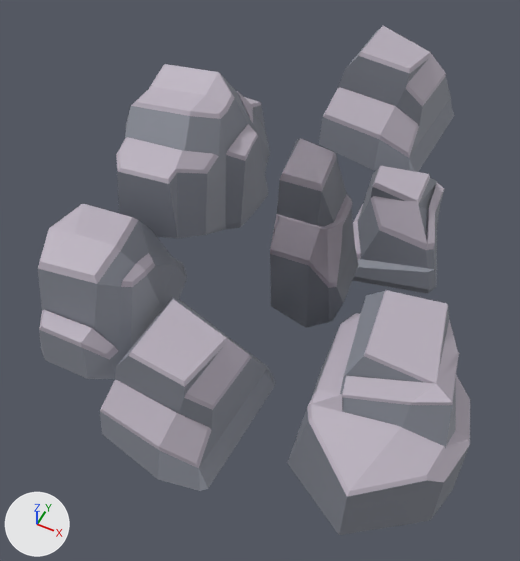
An edit to the glTF model rt/assets/models/rocks_snow.glb, drawn before and after from the same camera.
One viewpoint serves both versions: a 50 mm camera at (1.02, -2.56, 2.98) aimed at (-0.15, -0.23, 0.06). Lighting does not change. The marker at lower left points along +X, +Y and +Z. The first picture is the older version.

The older version as bpy lines, for what is in view:
```python
ob_rock_snow_1_001 = bpy.data.objects.new('Rock_Snow_1.001', me_cube_002)
ob_rock_snow_1_001.location = (0.0, 0.0, 0.0)
ob_rock_snow_2 = bpy.data.objects.new('Rock_Snow_2', me_cube_000)
ob_rock_snow_2.location = (0.344, 0.544, -0.19)
ob_rock_snow_3 = bpy.data.objects.new('Rock_Snow_3', me_cube_079)
ob_rock_snow_3.location = (0.11, 1.286, 0.186)
ob_rock_snow_3_001 = bpy.data.objects.new('Rock_Snow_3.001', me_cube_001)
ob_rock_snow_3_001.location = (-0.17, -0.8, -0.336)
ob_rock_snow_4 = bpy.data.objects.new('Rock_Snow_4', me_cube_077)
ob_rock_snow_4.location = (-0.766, 0.358, 0.22)
ob_rock_snow_5 = bpy.data.objects.new('Rock_Snow_5', me_cube_076)
ob_rock_snow_5.location = (-0.812, -0.696, -0.115)
ob_rock_snow_7 = bpy.data.objects.new('Rock_Snow_7', me_cube_074)
ob_rock_snow_7.location = (0.827, -0.5, -0.18)
```
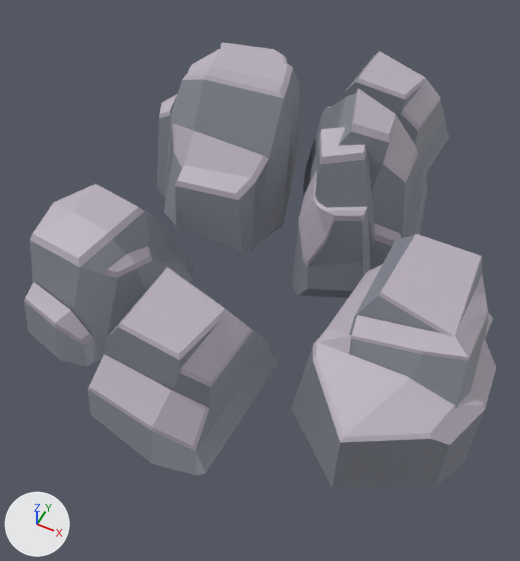
Where the change shows, as pixel boxes (x1, y1, x2, y2) in the pictures (520 x 561 px):
'Rock_Snow_7', moved, turned
    before: (287, 290, 470, 535)
    after: (291, 234, 496, 489)
'Rock_Snow_4', moved, turned, rescaled
    before: (116, 64, 270, 238)
    after: (157, 42, 300, 252)
'Rock_Snow_3.001', moved
    before: (100, 297, 276, 491)
    after: (88, 267, 279, 476)
'Rock_Snow_5', moved, turned
    before: (38, 204, 187, 379)
    after: (24, 184, 194, 367)
'Rock_Snow_1.001', moved, turned
    before: (270, 138, 358, 328)
    after: (292, 127, 375, 298)
'Rock_Snow_2', moved, turned, rescaled
    before: (353, 166, 444, 294)
    after: (303, 89, 427, 268)
'Rock_Snow_3', moved
    before: (319, 26, 455, 172)
    after: (340, 51, 449, 173)

What the commit changed:
Object 'Rock_Snow_5' (ob_rock_snow_5) moves from (-0.812, -0.696, -0.115) to (-0.812, -0.696, 0.001).
Object 'Rock_Snow_5' (ob_rock_snow_5) turns from (0, 0, 0) to (0, 0, -16) degrees about x, y and z.
Object 'Rock_Snow_3' (ob_rock_snow_3) moves from (0.11, 1.286, 0.186) to (0.11, 1.286, 0.014).
Object 'Rock_Snow_3.001' (ob_rock_snow_3_001) moves from (-0.17, -0.8, -0.336) to (-0.127, -0.866, -0.019).
Object 'Rock_Snow_1.001' (ob_rock_snow_1_001) moves from (0.0, 0.0, 0.0) to (0.149, 0.162, 0.059).
Object 'Rock_Snow_1.001' (ob_rock_snow_1_001) turns from (0, 0, 0) to (1.8, 0.5, -75) degrees about x, y and z.
Object 'Rock_Snow_2' (ob_rock_snow_2) moves from (0.344, 0.544, -0.19) to (0.2, 0.334, 0.185).
Object 'Rock_Snow_2' (ob_rock_snow_2) turns from (0, 0, 0) to (0, 0, 89) degrees about x, y and z.
Object 'Rock_Snow_2' (ob_rock_snow_2) is rescaled from (1.0, 1.0, 1.0) to (1.29, 1.29, 1.29).
Object 'Rock_Snow_4' (ob_rock_snow_4) moves from (-0.766, 0.358, 0.22) to (-0.773, 0.408, 0.327).
Object 'Rock_Snow_4' (ob_rock_snow_4) turns from (0, 0, 0) to (0, 0, -163) degrees about x, y and z.
Object 'Rock_Snow_4' (ob_rock_snow_4) is rescaled from (1.0, 1.0, 1.0) to (1.09, 1.09, 1.09).
Object 'Rock_Snow_7' (ob_rock_snow_7) moves from (0.827, -0.5, -0.18) to (0.855, -0.492, 0.181).
Object 'Rock_Snow_7' (ob_rock_snow_7) turns from (0, 0, 0) to (0, 0, -10) degrees about x, y and z.
